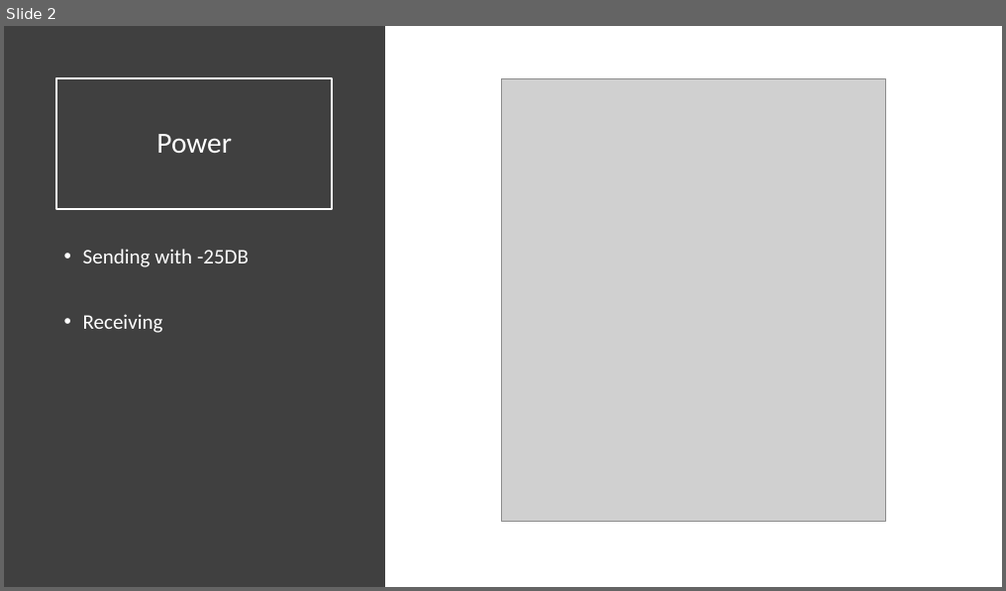
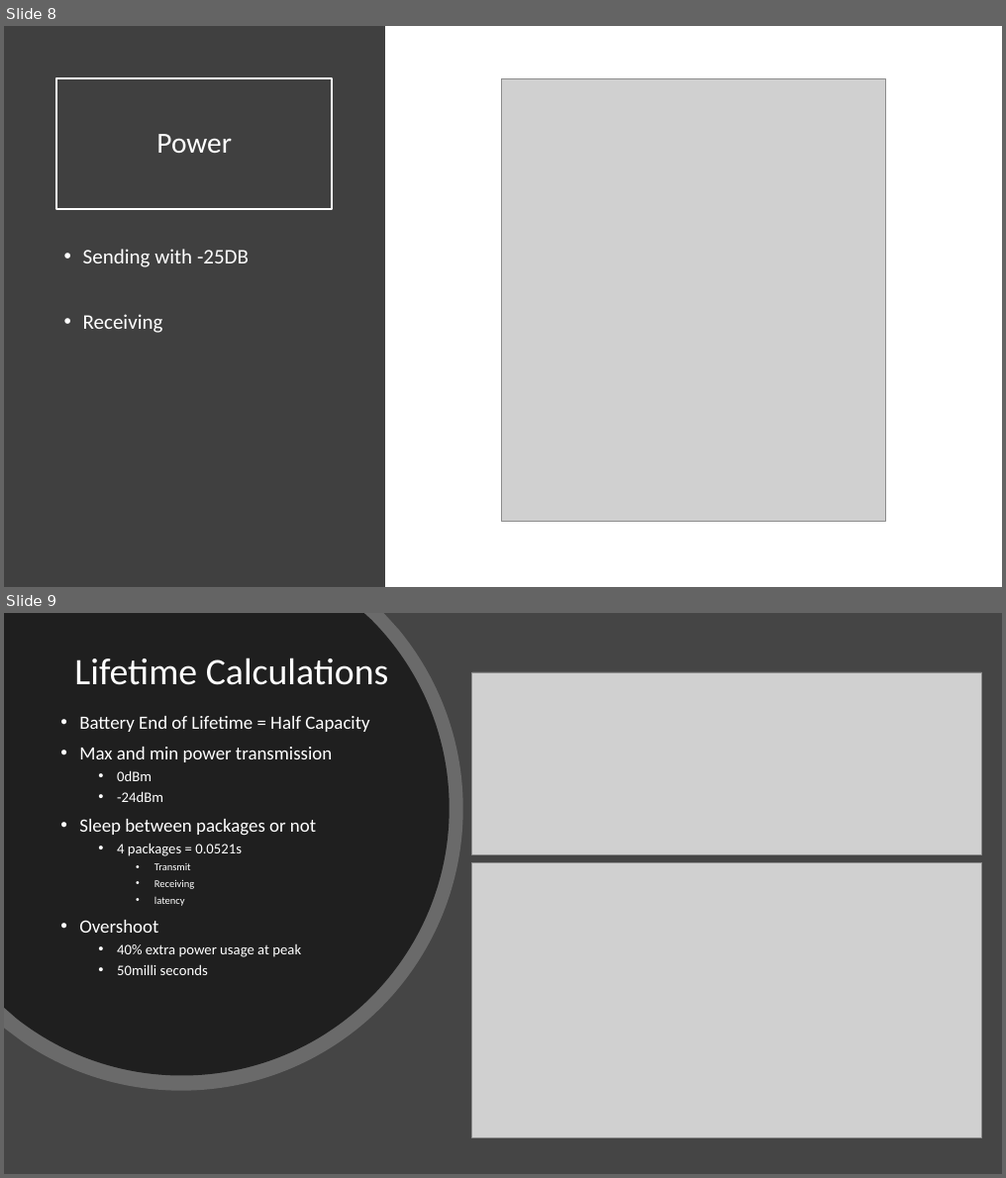
Before and after one commit to entvex/Wireless-Sensor-Networks, a slide deck: Hop or not to hope.pptx. Shown one above the other, each under a label of ours: slide 2 before the commit, slides 8 and 9 after it. The pictures are 1006x591 and 1006x1178 pixels, drawn with LibreOffice and Linux fonts; fonts in the diff are those of the drawing; grey boxes stand for pictures. Boxes give left, top, right and bottom in pixels: in the first picture for what was removed or moved away, otherwise in the second. Text is boxed around its words. In the diff, an @@ line names an element or a change of style, - is before the commit and + after.

Commit message:
Updated PowerPoint

```diff
--- a/Hop or not to hope.pptx
+++ b/Hop or not to hope.pptx
@@ slide 9 added at box(4, 613, 1002, 1174), background #454545 @@
@@ freeform shape added at box(4, 613, 463, 1091), fill #FFFFFF at 20% opacity @@
@@ freeform shape added at box(4, 613, 450, 1075), fill #0D0D0D at 80% opacity @@
@@ title added at box(74, 658, 389, 685), 36 pt, text #FFFFFF @@
+Lifetime Calculations
@@ picture added at box(472, 672, 982, 855) @@
@@ text added at box(79, 716, 369, 975), 18 pt, text #FFFFFF @@
+• Battery End of Lifetime = Half Capacity
+• Max and min power transmission
+  • 0dBm
+  • -24dBm
+• Sleep between packages or not
+  • 4 packages = 0.0521s
+    • Transmit
+    • Receiving
+    • latency
+• Overshoot
+  • 40% extra power usage at peak
+  • 50milli seconds
@@ picture added at box(472, 863, 982, 1139) @@
@@ what was slide 2 is now slide 8 @@
```
Also in this commit, not shown: 5 other slides added, 1 slide removed, 2 other files.
